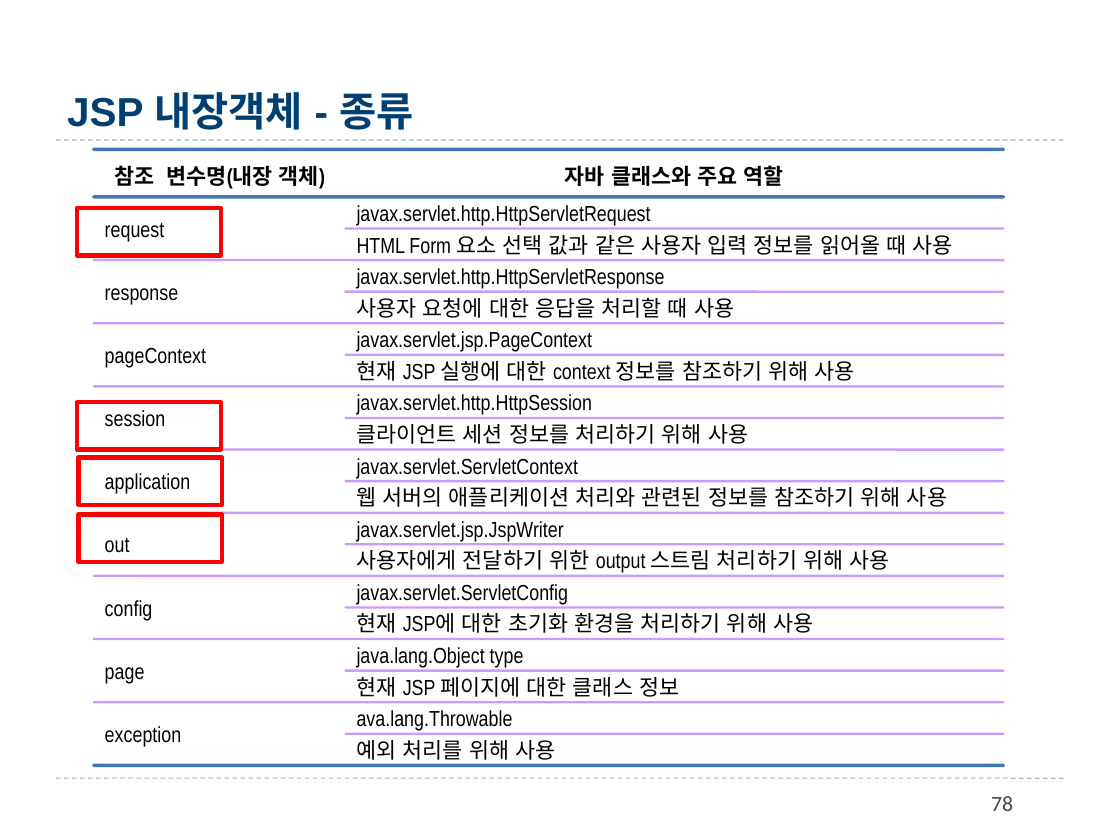
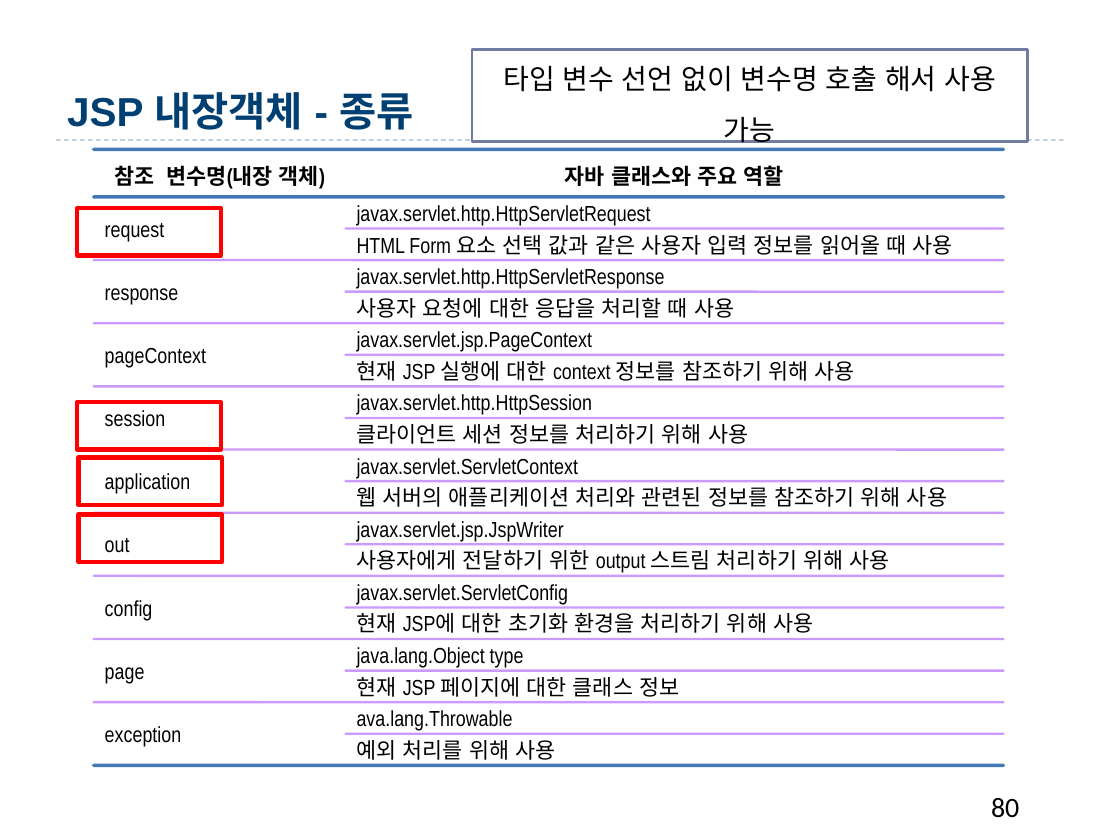
Before and after one commit to qfactor2013/BizStudyParallel, a slide deck: slide 80 of JSP_Servlet/4.Web[김혜경].pptx (slide 78 before the commit). Drawn at 1120x840 pixels with LibreOffice and Linux fonts; fonts in the diff are those of the drawing; background and template pictures are left out. Boxes give left, top, right and bottom in pixels: in the first picture for what was removed or moved away, otherwise in the second. Text is boxed around its words. In the diff, an @@ line names an element or a change of style, - is before the commit and + after.

```diff
--- a/JSP_Servlet/4.Web[김혜경].pptx
+++ b/JSP_Servlet/4.Web[김혜경].pptx
@@ rectangle added at [472,49,1027,141], fill #FFFFFF, outline #727CA3 1.5 pt, 18 pt, text #000000 @@
+타입 변수 선언 없이 변수명 호출 해서 사용 가능
@@ line removed from (56, 778) to (1064, 778) @@
@@ page number at [991,798,1019,818]: text changed; size 14 to 18 pt; text colour #464653 to #000000 @@
-78
+80
```
Also in this commit, not shown: 111 other slides changed, 5 slides added, 2 slides removed, 48 other files.
